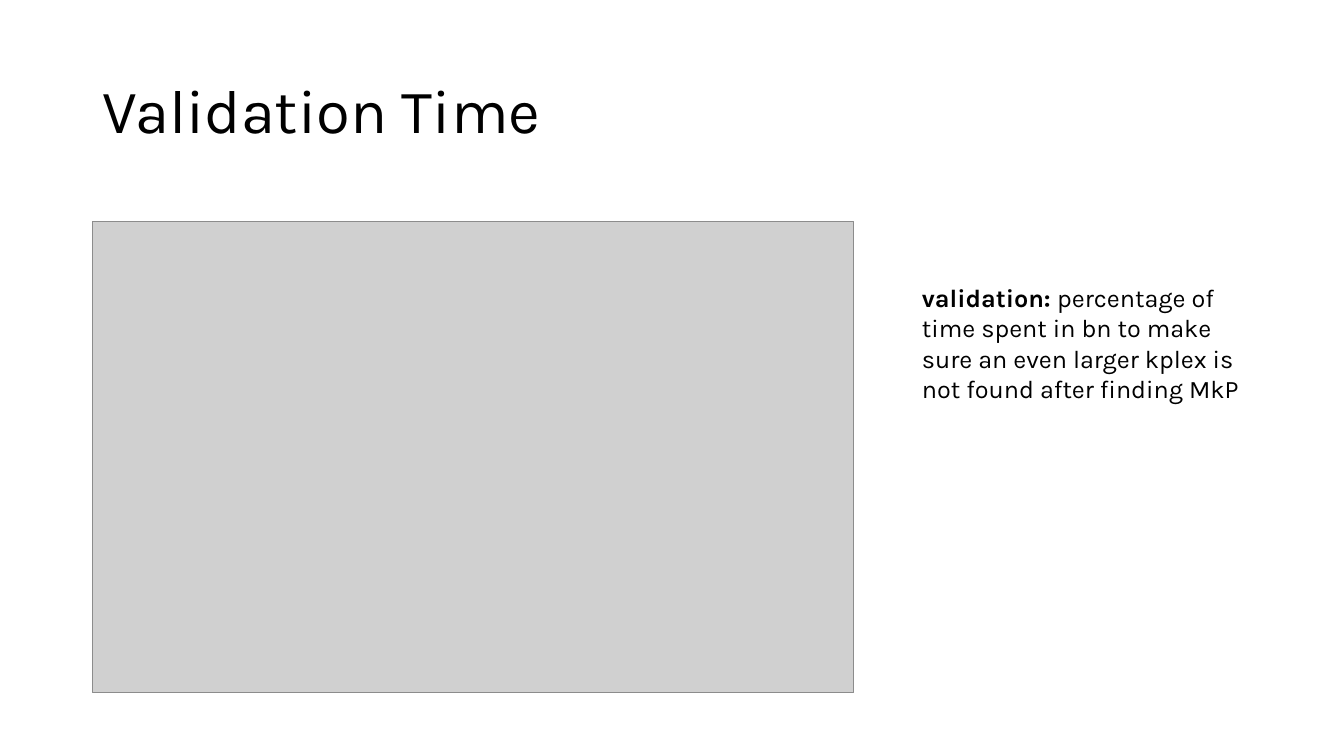
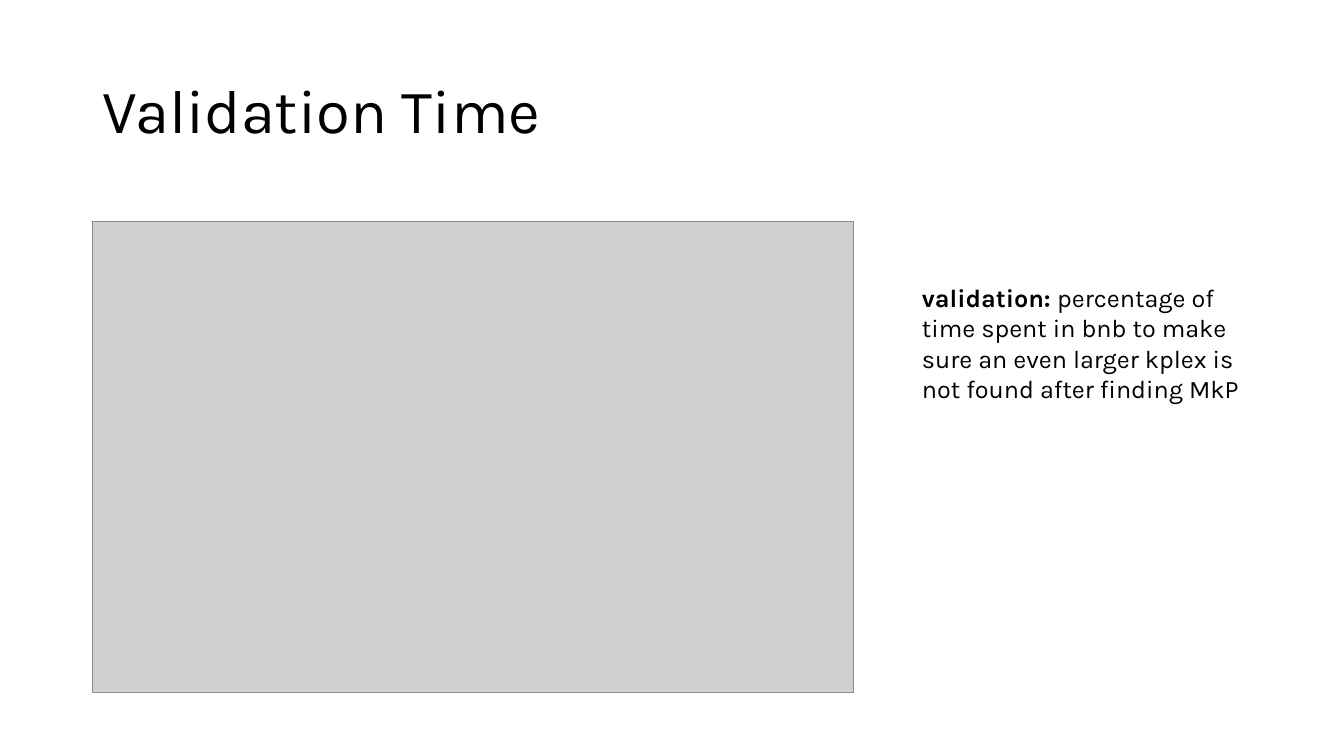
Before and after one commit to akhlaqueak/MaxKPlex, a slide deck: slide 23 of kPEX/kPEX_extension.pptx. Drawn at 1344x756 pixels with LibreOffice and Linux fonts; fonts in the diff are those of the drawing; grey boxes stand for pictures. Boxes give left, top, right and bottom in pixels: in the first picture for what was removed or moved away, otherwise in the second. Text is boxed around its words. In the diff, an @@ line names an element or a change of style, - is before the commit and + after.

```diff
--- a/kPEX/kPEX_extension.pptx
+++ b/kPEX/kPEX_extension.pptx
@@ text at box(922, 289, 1238, 404): text changed @@
-validation: percentage of time spent in bn to make sure an even larger kplex is not found after finding MkP
+validation: percentage of time spent in bnb to make sure an even larger kplex is not found after finding MkP
```
Also in this commit, not shown: 2 other slides changed, 3 slides added, 1 slide removed, 4 other files.
